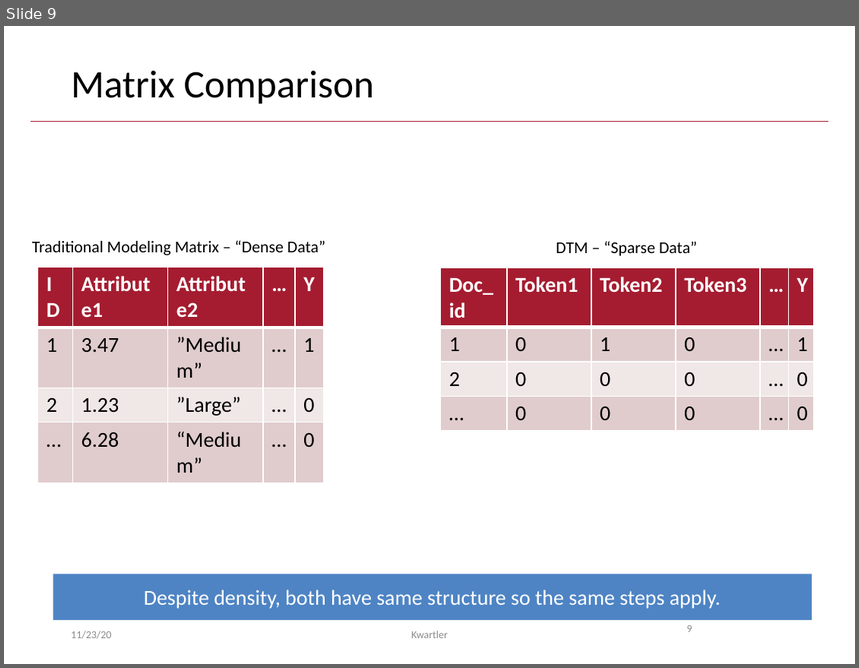
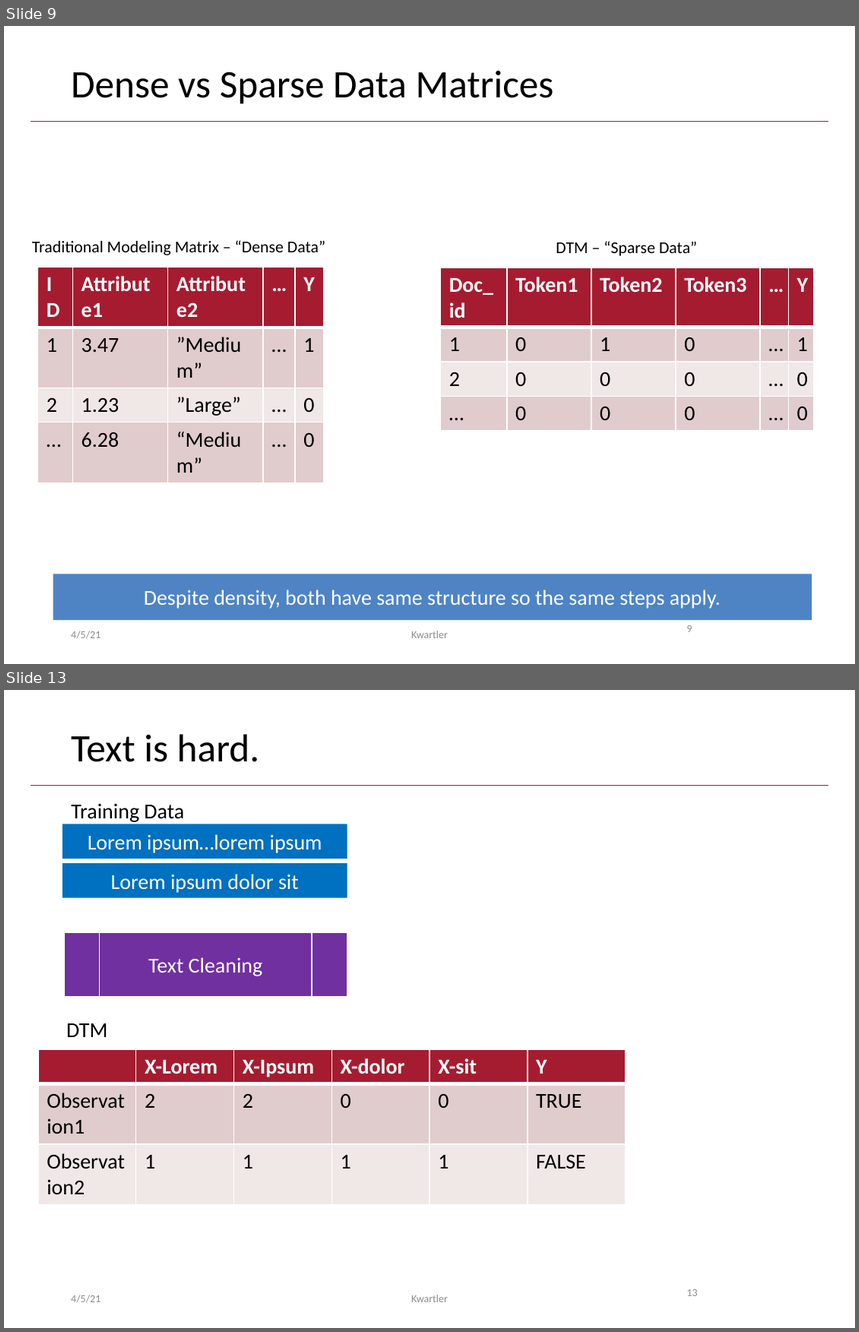
Before and after one commit to kwartler/Harvard_DataMining_Business_Student, a slide deck: Lessons/I_textMining_documentClassification/B_DTM_for_modeling.pptx. Shown one above the other, each under a label of ours: slide 9 before the commit, slides 9 and 13 after it; the slides between them are not shown. The pictures are 859x668 and 859x1332 pixels, drawn with LibreOffice and Linux fonts; fonts in the diff are those of the drawing. Boxes give left, top, right and bottom in pixels: in the first picture for what was removed or moved away, otherwise in the second. Text is boxed around its words. In the diff, an @@ line names an element or a change of style, - is before the commit and + after.

```diff
--- a/Lessons/I_textMining_documentClassification/B_DTM_for_modeling.pptx
+++ b/Lessons/I_textMining_documentClassification/B_DTM_for_modeling.pptx
@@ slide 13 added at box(4, 690, 855, 1328), background #FFFFFF; not listed: 1 template element that a slide beside it also shows @@
@@ title added at box(71, 734, 260, 762), 33 pt, text #000000 @@
+Text is hard.
@@ rectangle added at box(63, 825, 348, 859), fill #0070C0, 18 pt, text #FFFFFF @@
+Lorem ipsum…lorem ipsum
@@ text added at box(71, 804, 184, 822), 18 pt, text #000000 @@
+Training Data
@@ rectangle added at box(63, 863, 348, 898), fill #0070C0, 18 pt, text #FFFFFF @@
+Lorem ipsum dolor sit
@@ flow chart predefined process added at box(65, 932, 348, 996), fill #7030A0, outline #FFFFFF 1 pt, 18 pt, text #FFFFFF @@
+Text Cleaning
@@ text added at box(66, 1024, 107, 1037), 18 pt, text #000000 @@
+DTM
@@ table added at box(38, 1049, 626, 1178), 3 rows, 6 columns @@
+ | X-Lorem | X-Ipsum | X-dolor | X-sit | Y
+Observation1 | 2 | 2 | 0 | 0 | TRUE
+Observation2 | 1 | 1 | 1 | 1 | FALSE
@@ text added at box(71, 1295, 101, 1303), 9 pt, text #8C8C8C @@
+4/5/21
@@ text added at box(411, 1295, 448, 1303), 9 pt, text #8C8C8C @@
+Kwartler
@@ page number added at box(687, 1290, 698, 1296), 9 pt, text #8C8C8C @@
+13
@@ slide 9 changed as well @@
@@ title at box(71, 70, 554, 104): text changed @@
-Matrix Comparison
+Dense vs Sparse Data Matrices
@@ text at box(71, 631, 101, 639): text changed @@
-11/23/20
+4/5/21
```
Also in this commit, not shown: 20 other slides changed, 5 other slides added, 4 other files.
